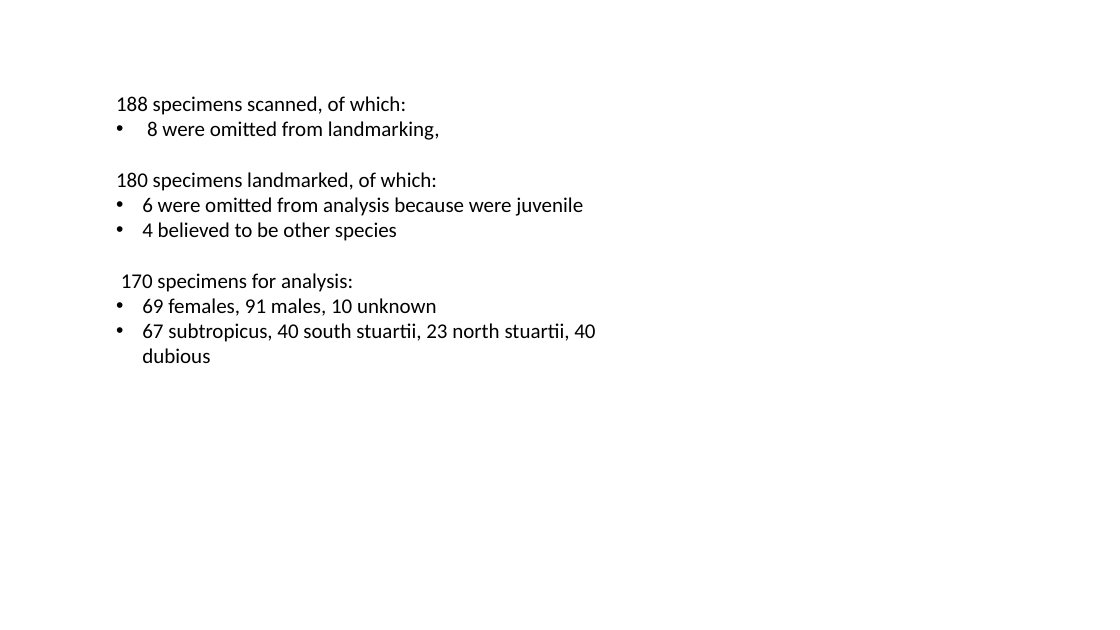
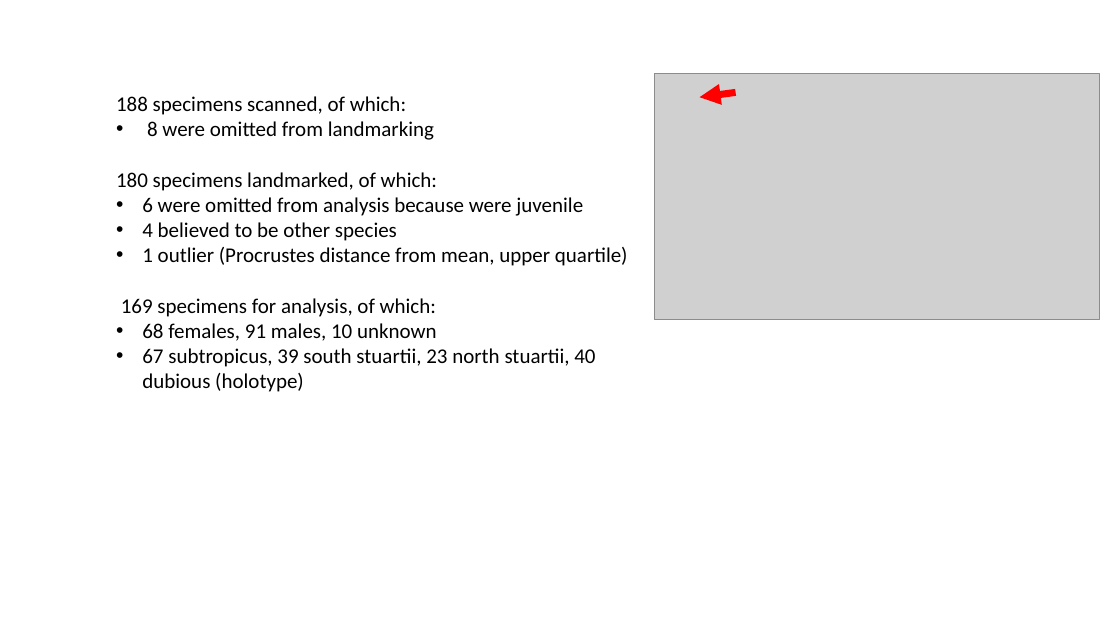
Before and after one commit to pietroviama/Viacavaetal_Antechinus, a slide deck: slide 1 of Figures/Antechinus_explofigures.pptx. Drawn at 1120x630 pixels with LibreOffice and Linux fonts; fonts in the diff are those of the drawing; grey boxes stand for pictures. Boxes give left, top, right and bottom in pixels: in the first picture for what was removed or moved away, otherwise in the second. Text is boxed around its words. In the diff, an @@ line names an element or a change of style, - is before the commit and + after.

```diff
--- a/Figures/Antechinus_explofigures.pptx
+++ b/Figures/Antechinus_explofigures.pptx
@@ picture added at (655,73,1100,319) @@
@@ arrow added from (736, 92) to (700, 97), #FF0000 6 pt @@
@@ text at (147,121,434,140): text changed @@
-• 8 were omitted from landmarking,
+• 8 were omitted from landmarking
@@ text at (121,247,628,392): text changed @@
-170 specimens for analysis:
-• 69 females, 91 males, 10 unknown
-• 67 subtropicus, 40 south stuartii, 23 north stuartii, 40 dubious
+• 1 outlier (Procrustes distance from mean, upper quartile)
+169 specimens for analysis, of which:
+• 68 females, 91 males, 10 unknown
+• 67 subtropicus, 39 south stuartii, 23 north stuartii, 40 dubious (holotype)
```
Also in this commit, not shown: 3 other slides changed, 4 slides added, 7 other files.
